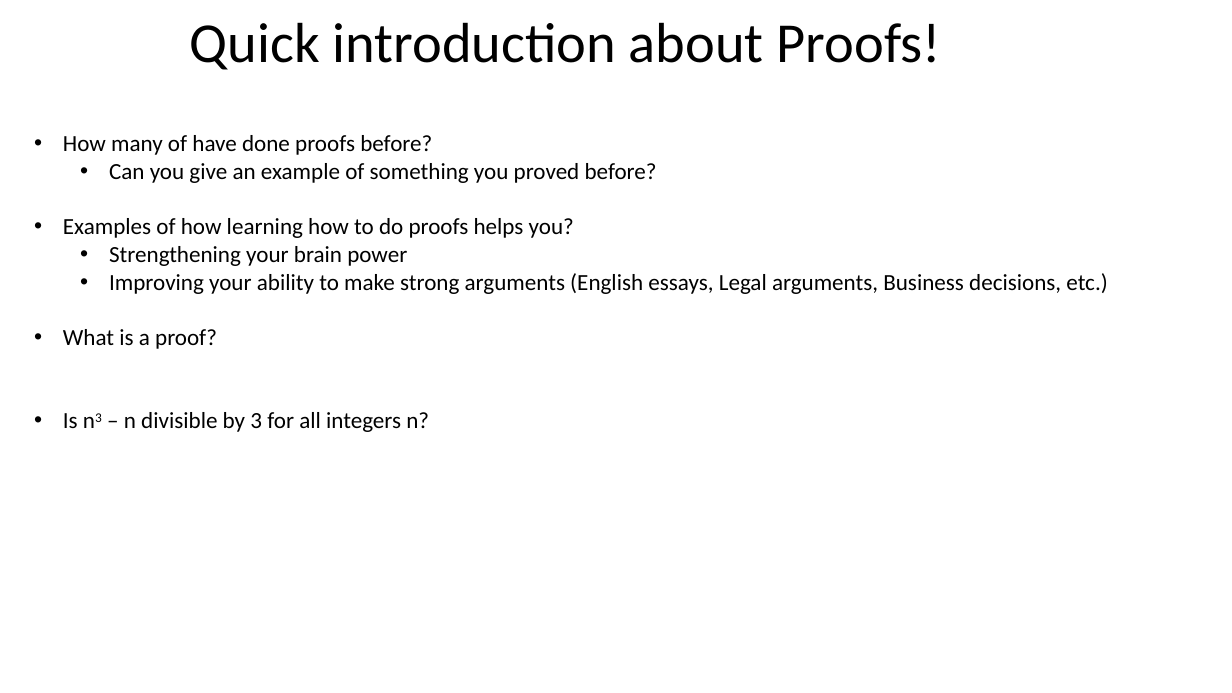
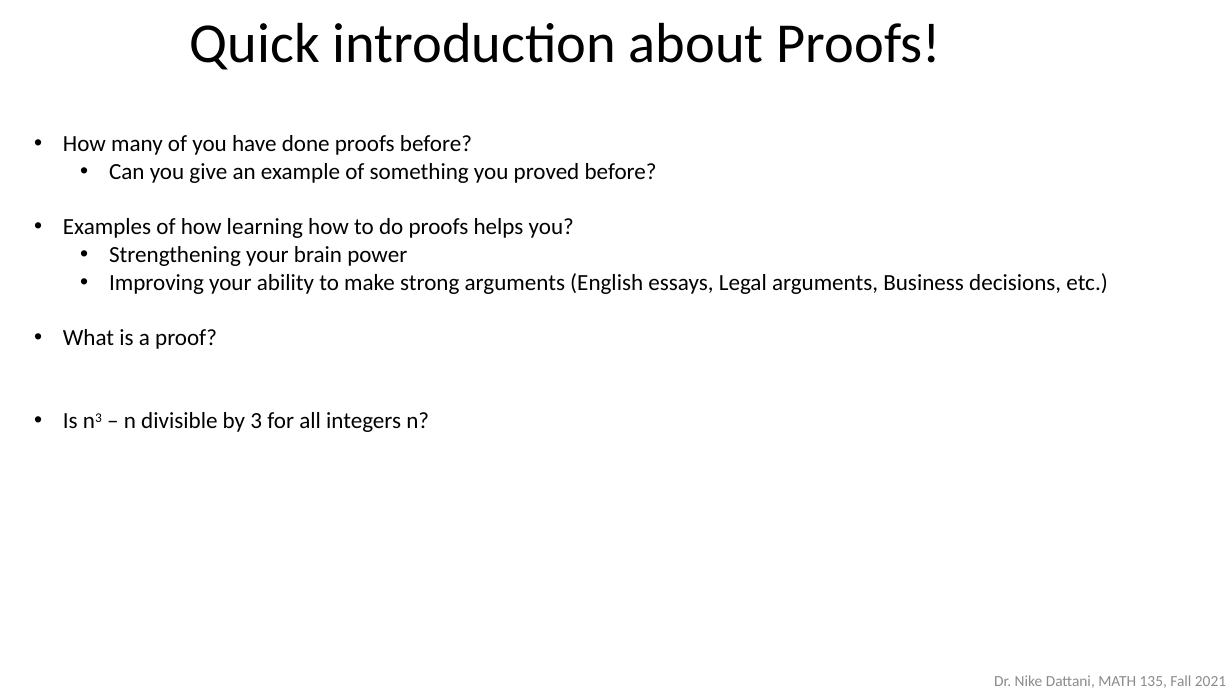
Before and after one commit to ndattani/Lecture_Notes, a slide deck: slide 5 of University_of_Waterloo/Fall_2021/MATH135/UW_Fall2021_MATH135_Lecture1.pptx. Drawn at 1232x693 pixels with LibreOffice and Linux fonts; fonts in the diff are those of the drawing. Boxes give left, top, right and bottom in pixels: in the first picture for what was removed or moved away, otherwise in the second. Text is boxed around its words. In the diff, an @@ line names an element or a change of style, - is before the commit and + after.

```diff
--- a/University_of_Waterloo/Fall_2021/MATH135/UW_Fall2021_MATH135_Lecture1.pptx
+++ b/University_of_Waterloo/Fall_2021/MATH135/UW_Fall2021_MATH135_Lecture1.pptx
@@ text at (x1=63, y1=135, x2=472, y2=155): text changed @@
-• How many of have done proofs before?
+• How many of you have done proofs before?
@@ text added at (x1=994, y1=675, x2=1226, y2=688), 12 pt, text #8C8C8C @@
+Dr. Nike Dattani, MATH 135, Fall 2021
```
Also in this commit, not shown: 2 other slides changed, 1 other file.
